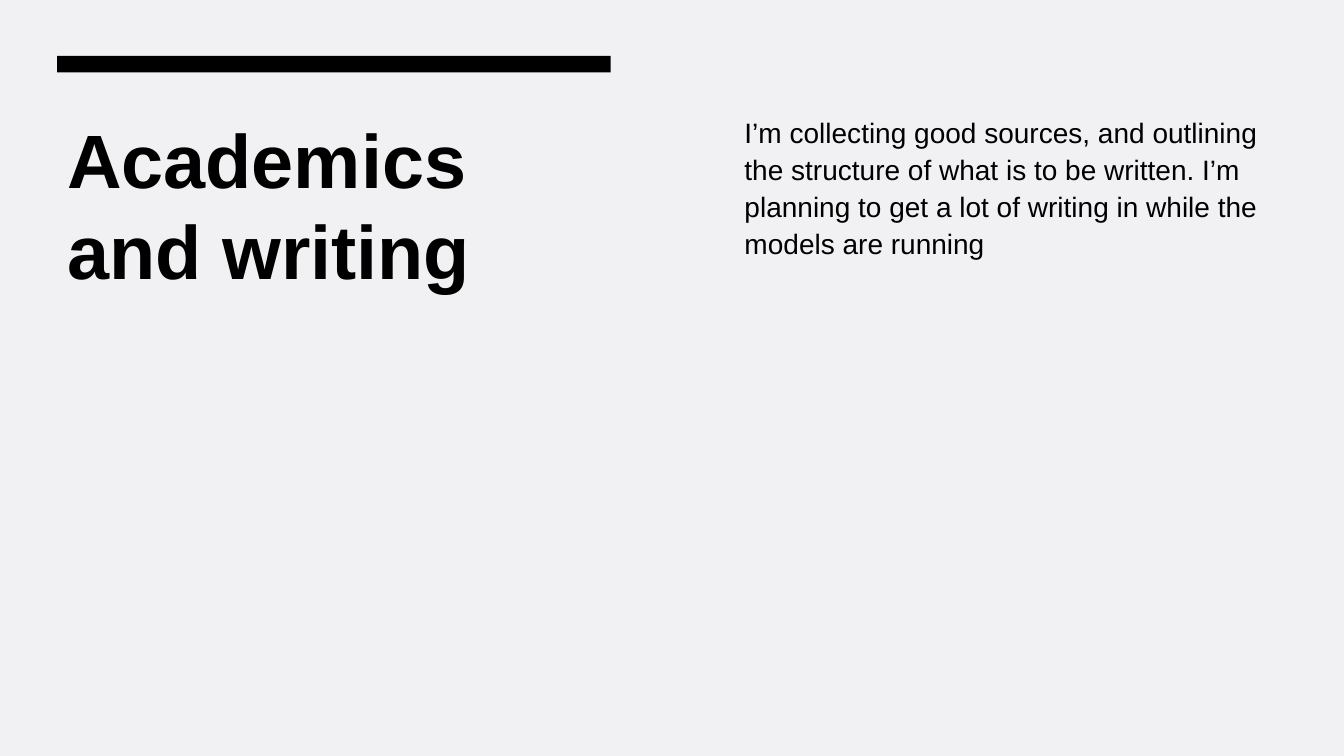
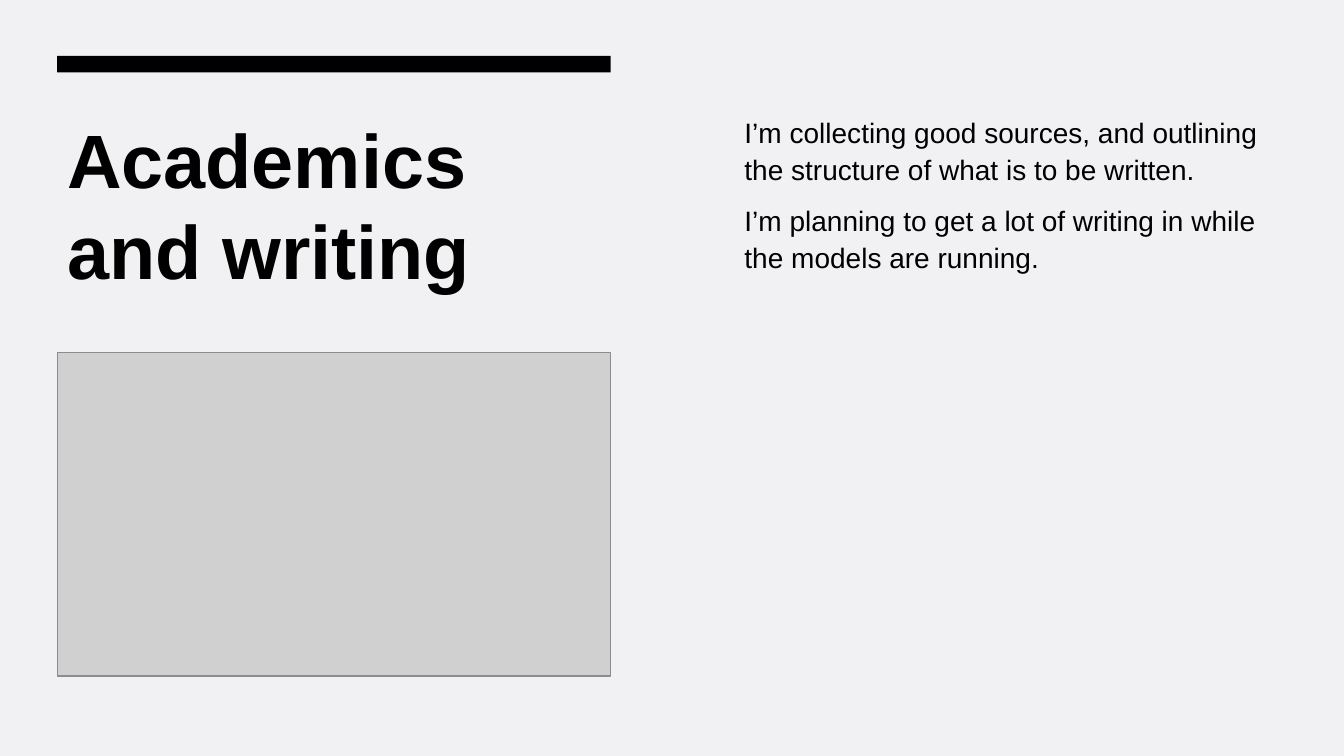
Before and after one commit to sjurmsc/MSC2023, a slide deck: slide 17 of Meeting Presentations/06.10.2022_General_meeting.pptx (slide 12 before the commit). Drawn at 1344x756 pixels with LibreOffice and Linux fonts; fonts in the diff are those of the drawing; grey boxes stand for pictures. Boxes give left, top, right and bottom in pixels: in the first picture for what was removed or moved away, otherwise in the second. Text is boxed around its words. In the diff, an @@ line names an element or a change of style, - is before the commit and + after.

```diff
--- a/Meeting Presentations/06.10.2022_General_meeting.pptx
+++ b/Meeting Presentations/06.10.2022_General_meeting.pptx
@@ text at (744,122,1257,273): text changed @@
-I’m collecting good sources, and outlining the structure of what is to be written. I’m planning to get a lot of writing in while the models are running
+I’m collecting good sources, and outlining the structure of what is to be written.
+I’m planning to get a lot of writing in while the models are running.
@@ picture added at (57,353,611,677) @@
```
Also in this commit, not shown: 9 other slides changed, 6 slides added, 1 slide removed, 4 other files.
